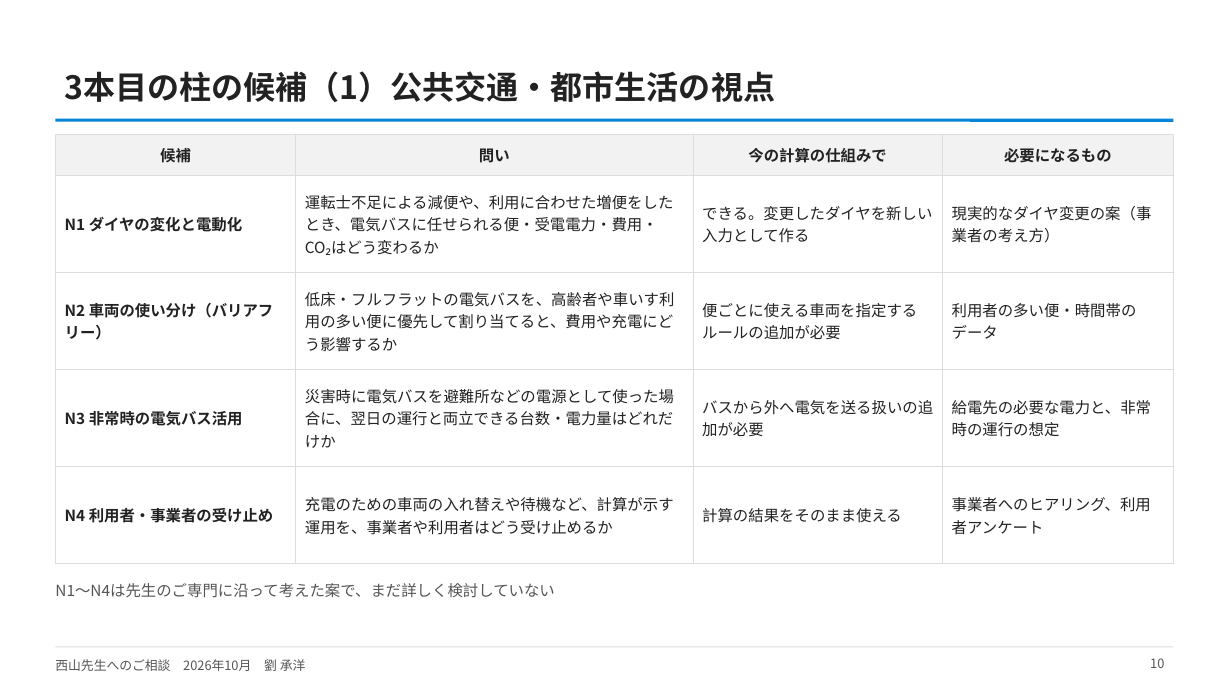
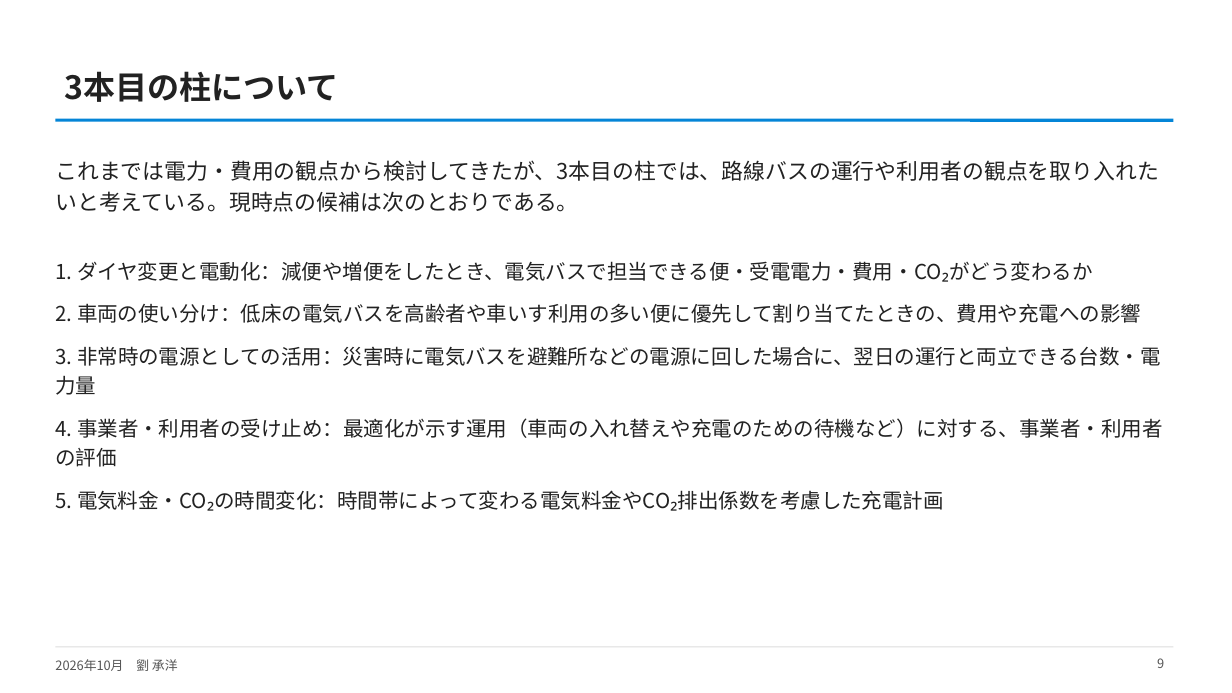
Before and after one commit to CYLIU2003/master-course, a slide deck: slide 9 of outcome/2026-10-21_nishiyama_consult/西山先生へのご相談_研究の現状と軸C_v2.pptx (slide 10 before the commit). Drawn at 1232x693 pixels with LibreOffice and Linux fonts; fonts in the diff are those of the drawing. Boxes give left, top, right and bottom in pixels: in the first picture for what was removed or moved away, otherwise in the second. Text is boxed around its words. In the diff, an @@ line names an element or a change of style, - is before the commit and + after.

```diff
--- a/outcome/2026-10-21_nishiyama_consult/西山先生へのご相談_研究の現状と軸C_v2.pptx
+++ b/outcome/2026-10-21_nishiyama_consult/西山先生へのご相談_研究の現状と軸C_v2.pptx
@@ title at bbox=[65, 71, 339, 102]: text changed @@
-3本目の柱の候補（1）公共交通・都市生活の視点
+3本目の柱について
@@ table removed at bbox=[55, 134, 1174, 539], 5 rows, 4 columns @@
-候補 | 問い | 今の計算の仕組みで | 必要になるもの
-N1 ダイヤの変化と電動化 | 運転士不足による減便や、利用に合わせた増便をしたとき、電気バスに任せられる便・受電電力・費用・CO₂はどう変わるか | できる。変更したダイヤを新しい入力として作る | 現実的なダイヤ変更の案（事業者の考え方）
-N2 車両の使い分け（バリアフリー） | 低床・フルフラットの電気バスを、高齢者や車いす利用の多い便に優先して割り当てると、費用や充電にどう影響するか | 便ごとに使える車両を指定するルールの追加が必要 | 利用者の多い便・時間帯のデータ
-N3 非常時の電気バス活用 | 災害時に電気バスを避難所などの電源として使った場合に、翌日の運行と両立できる台数・電力量はどれだけか | バスから外へ電気を送る扱いの追加が必要 | 給電先の必要な電力と、非常時の運行の想定
-N4 利用者・事業者の受け止め | 充電のための車両の入れ替えや待機など、計算が示す運用を、事業者や利用者はどう受け止めるか | 計算の結果をそのまま使える | 事業者へのヒアリング、利用者アンケート
@@ text added at bbox=[55, 160, 1159, 212], 17 pt, text #222222 @@
+これまでは電力・費用の観点から検討してきたが、3本目の柱では、路線バスの運行や利用者の観点を取り入れたいと考えている。現時点の候補は次のとおりである。
@@ text added at bbox=[55, 261, 1163, 511], 16 pt, text #222222 @@
+1. ダイヤ変更と電動化：減便や増便をしたとき、電気バスで担当できる便・受電電力・費用・CO₂がどう変わるか
+2. 車両の使い分け：低床の電気バスを高齢者や車いす利用の多い便に優先して割り当てたときの、費用や充電への影響
+3. 非常時の電源としての活用：災害時に電気バスを避難所などの電源に回した場合に、翌日の運行と両立できる台数・電力量
+4. 事業者・利用者の受け止め：最適化が示す運用（車両の入れ替えや充電のための待機など）に対する、事業者・利用者の評価
+5. 電気料金・CO₂の時間変化：時間帯によって変わる電気料金やCO₂排出係数を考慮した充電計画
@@ text removed at bbox=[55, 583, 554, 598] @@
-N1〜N4は先生のご専門に沿って考えた案で、まだ詳しく検討していない
@@ text at bbox=[55, 659, 178, 671]: text changed @@
-西山先生へのご相談 2026年10月 劉 承洋
+2026年10月 劉 承洋
@@ page number at bbox=[1157, 658, 1164, 668]: text changed @@
-10
+9
```
Also in this commit, not shown: 8 other slides changed, 2 slides added, 4 slides removed, 1 other file.
